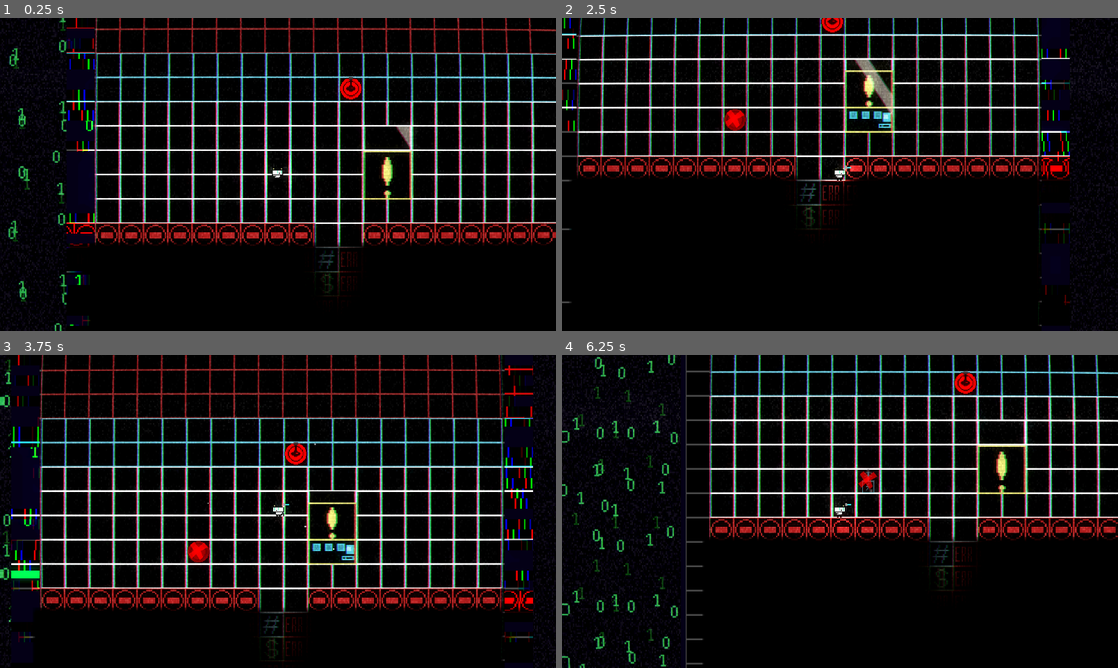
Above: before the commit, frames 1-4 (two rows, left to right).
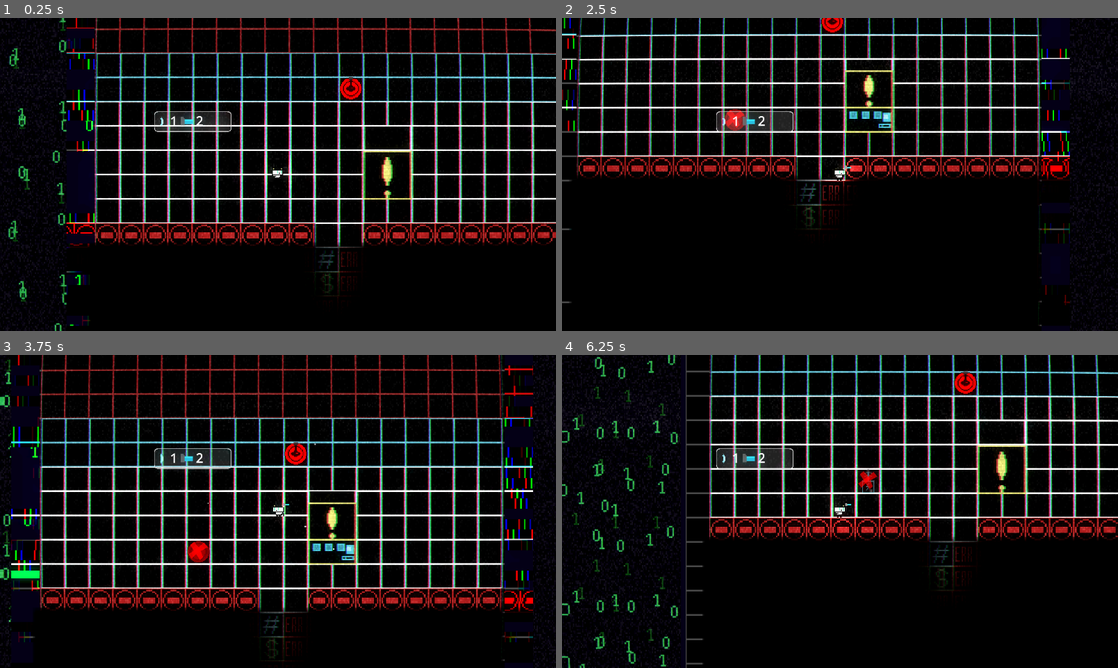
Above: after the commit, the same moments.

Repository: LexMalch/DebagerNew
Game: Godot game, scene res://scene/main/main.tscn
Two runs of this game, one before a commit and one after it. Both use one fixed random seed, a clock stepped at 60 frames per second and the inputs below.
Inputs (mouse positions are in pixels of both pictures, inside the frame that each line leads up to):
- Up to frame 1 (0.25 s): no input
- Up to frame 2 (2.5 s): move the mouse to (962, 158) at 0.52 s; hold D (right) 0.53-1.28 s; hold 3 (build_mode) 0.53-1.28 s; move the mouse to (728, 190) at 1.27 s; hold S (down) 1.28-2.03 s; tap 1 (dig_mode) at 1.35 s; move the mouse to (895, 105) at 2.02 s; hold D (right) from 2.03 s (still down); tap E (interact) at 2.1 s
- Up to frame 3 (3.75 s): move the mouse to (250, 574) at 2.77 s; release D (right) at 2.78 s; hold W (up) 2.78-3.53 s; click (250, 574) at 2.85 s; move the mouse to (444, 558) at 3.52 s; hold A (left) from 3.53 s (still down); hold Right mouse button (rmb) from 3.53 s (still down)
- Up to frame 4 (6.25 s): move the mouse to (673, 464) at 4.27 s; release Right mouse button (rmb) at 4.28 s; tap Q (switch) at 4.35 s; move the mouse to (867, 511) at 5.02 s; release A (left) at 5.03 s; hold S (down) 5.03-5.78 s; tap Mouse wheel up (zoom_in) at 5.1 s; move the mouse to (756, 433) at 5.77 s; hold D (right) from 5.78 s (still down); tap Mouse wheel down (zoom_out) at 5.85 s

The runs differ from the first frame. In frame 1, 0.9% of the frame differs, in the area x 27-74%, y 29-42%; in frame 2, 1.3%, in the area x 27-60%, y 13-37%; in frame 3, 0.8%; in frame 4, 0.9%.

Commit message:
1

Diff:
--- a/project.godot
+++ b/project.godot
@@ -37,6 +37,10 @@
 [global_group]
 
 player=""
+
+[gui]
+
+theme/default_font_multichannel_signed_distance_field=true
 
 [input]
 
--- a/scene/generator/generator.tscn
+++ b/scene/generator/generator.tscn
@@ -1,8 +1,7 @@
-[gd_scene load_steps=18 format=3 uid="uid://b4prfxi5j7xur"]
+[gd_scene load_steps=17 format=3 uid="uid://b4prfxi5j7xur"]
 
 [ext_resource type="Texture2D" uid="uid://bfvs3us4xykxs" path="res://scene/generator/sprite/gen1.png" id="1_kdblc"]
 [ext_resource type="Script" uid="uid://c56ht8hmhwo0y" path="res://scene/generator/generator.gd" id="1_plp2v"]
-[ext_resource type="Shader" uid="uid://wmybn1t8incw" path="res://scene/generator/generator.gdshader" id="2_ca0l4"]
 [ext_resource type="Texture2D" uid="uid://c26non8760ryi" path="res://scene/generator/sprite/gen2.png" id="2_plp2v"]
 [ext_resource type="Texture2D" uid="uid://bu2yffhf1feks" path="res://scene/generator/sprite/gen3.png" id="3_ca0l4"]
 [ext_resource type="Texture2D" uid="uid://cl8umensh8a6f" path="res://scene/generator/sprite/gen4.png" id="4_jccku"]
@@ -14,10 +13,6 @@
 [ext_resource type="Texture2D" uid="uid://b2xvhtkecsn7h" path="res://scene/generator/sprite/gen10.png" id="10_vppxe"]
 
 [sub_resource type="ShaderMaterial" id="ShaderMaterial_jccku"]
-shader = ExtResource("2_ca0l4")
-shader_parameter/shine_color = Color(0.956863, 0.870588, 0.72549, 0.478431)
-shader_parameter/shine_speed = 3.0
-shader_parameter/shine_size = 0.01
 
 [sub_resource type="SpriteFrames" id="SpriteFrames_yybav"]
 animations = [{
@@ -66,7 +61,7 @@
 }]
 
 [sub_resource type="RectangleShape2D" id="RectangleShape2D_kdblc"]
-size = Vector2(32, 42.5)
+size = Vector2(32, 32)
 
 [sub_resource type="CircleShape2D" id="CircleShape2D_opvtb"]
 radius = 17.7573
@@ -85,7 +80,7 @@
 animation = &"buid_up"
 
 [node name="Build_collision" type="CollisionShape2D" parent="."]
-position = Vector2(0, 2.75)
+position = Vector2(0, 8)
 shape = SubResource("RectangleShape2D_kdblc")
 
 [node name="generator_area" type="Area2D" parent="."]
--- a/scene/player/player.tscn
+++ b/scene/player/player.tscn
@@ -26,6 +26,7 @@
 [ext_resource type="Texture2D" uid="uid://ctaghglah3b3a" path="res://art/player_sorite/player_up7.png" id="24_vl8ci"]
 [ext_resource type="Texture2D" uid="uid://bxxn0uffljwxv" path="res://art/player_sorite/player_up8.png" id="25_ieltc"]
 [ext_resource type="PackedScene" uid="uid://ekti8rrglr4i" path="res://scene/laser/laser.tscn" id="26_04bvi"]
+[ext_resource type="PackedScene" uid="uid://cen4qa4twrnf8" path="res://scene/ui/control.tscn" id="27_nqjai"]
 
 [sub_resource type="SpriteFrames" id="SpriteFrames_fddr8"]
 animations = [{
@@ -190,6 +191,12 @@
 [node name="Camera2D" type="Camera2D" parent="."]
 zoom = Vector2(1.75, 1.75)
 
+[node name="Control" parent="Camera2D" instance=ExtResource("27_nqjai")]
+offset_left = -183.0
+offset_top = -103.0
+offset_right = -183.0
+offset_bottom = -103.0
+
 [node name="suck" type="Area2D" parent="."]
 collision_layer = 0
 collision_mask = 8
--- /dev/null
+++ b/scene/ui/control.tscn
@@ -0,0 +1,61 @@
+[gd_scene load_steps=4 format=3 uid="uid://cen4qa4twrnf8"]
+
+[ext_resource type="Texture2D" uid="uid://mjs5a7ibwmeq" path="res://scene/laser/sprite/laser_touch1.png" id="1_lobh0"]
+[ext_resource type="Texture2D" uid="uid://oy85gqnrft7a" path="res://scene/laser/sprite/laser_use1.png" id="2_opgnf"]
+
+[sub_resource type="StyleBoxFlat" id="StyleBoxFlat_8a5jq"]
+bg_color = Color(0.6, 0.6, 0.6, 0.164706)
+border_width_left = 1
+border_width_top = 1
+border_width_right = 1
+border_width_bottom = 1
+corner_radius_top_left = 5
+corner_radius_top_right = 5
+corner_radius_bottom_right = 5
+corner_radius_bottom_left = 5
+anti_aliasing = false
+
+[node name="Control" type="Control"]
+layout_mode = 3
+anchors_preset = 15
+anchor_right = 1.0
+anchor_bottom = 1.0
+grow_horizontal = 2
+grow_vertical = 2
+
+[node name="MarginContainer" type="MarginContainer" parent="."]
+layout_mode = 0
+offset_right = 40.0
+offset_bottom = 40.0
+theme_override_constants/margin_left = 20
+theme_override_constants/margin_top = 20
+theme_override_constants/margin_right = 5
+theme_override_constants/margin_bottom = 5
+
+[node name="PanelContainer" type="PanelContainer" parent="MarginContainer"]
+custom_minimum_size = Vector2(100, 25)
+layout_mode = 2
+theme_override_styles/panel = SubResource("StyleBoxFlat_8a5jq")
+
+[node name="MarginContainer" type="MarginContainer" parent="MarginContainer/PanelContainer"]
+layout_mode = 2
+
+[node name="HBoxContainer" type="HBoxContainer" parent="MarginContainer/PanelContainer/MarginContainer"]
+custom_minimum_size = Vector2(100, 25)
+layout_mode = 2
+
+[node name="TextureRect" type="TextureRect" parent="MarginContainer/PanelContainer/MarginContainer/HBoxContainer"]
+layout_mode = 2
+texture = ExtResource("1_lobh0")
+
+[node name="Label" type="Label" parent="MarginContainer/PanelContainer/MarginContainer/HBoxContainer"]
+layout_mode = 2
+text = "1"
+
+[node name="TextureRect2" type="TextureRect" parent="MarginContainer/PanelContainer/MarginContainer/HBoxContainer"]
+layout_mode = 2
+texture = ExtResource("2_opgnf")
+
+[node name="Label2" type="Label" parent="MarginContainer/PanelContainer/MarginContainer/HBoxContainer"]
+layout_mode = 2
+text = "2"
Not shown: 1 places in scene/player/player.tscn that only renumber resources
